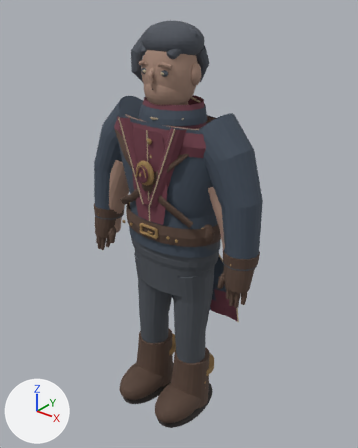
The OBJ model Assets/Models/Characters/SM_Character_VeilboundWayfarer.obj, before and after one commit.
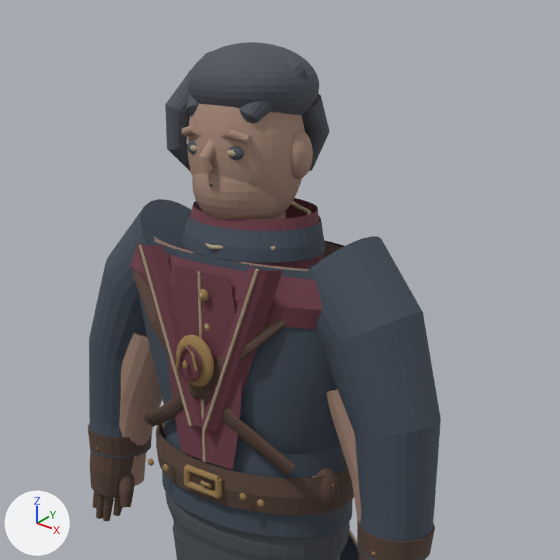
Each version appears first whole from a camera (50 mm lens) standing at (1.283, -1.563, 1.985) and looking at (0.019, 0.016, 1.006), and next in a close-up on the part from 14% to 89% of the width and 0% to 60% of the height. Every picture has the same lights, and +X, +Y and +Z are marked at lower left. The last two pictures show the newer version. Where no turn or scale is listed for an object, it has been applied to the vertices. Vertices at exactly the same position are counted once.

The first close-up shows 'SM_Character_VeilboundWayfarer'.
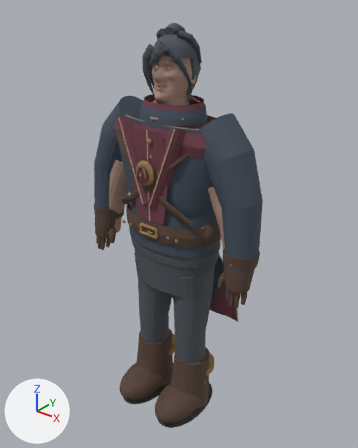
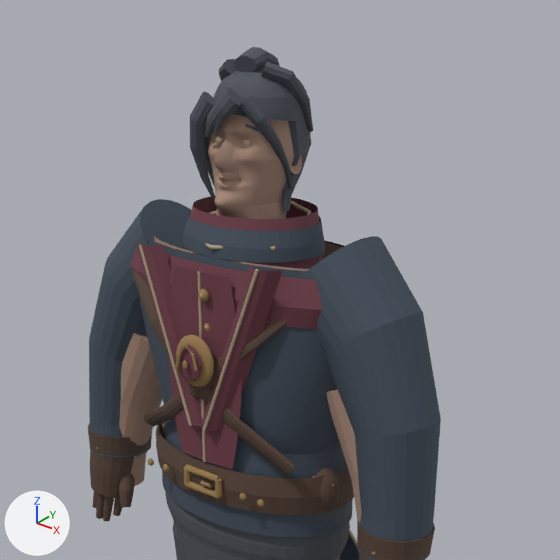
What the commit changed:
me_sm_character_veilboundwayfarer is used by ob_sm_character_veilboundwayfarer; location (0.0, 0.0, 0.0).
me_sm_character_veilboundwayfarer had 14382 vertices, 27696 faces and spanned x -0.45..0.45, y -0.26..0.18, z 0.01..1.86.
me_sm_character_veilboundwayfarer now has 19955 vertices, 38662 faces and spans x -0.45..0.45, y -0.26..0.18, z 0.01..1.85.
me_sm_character_veilboundwayfarer part 1: a new loose piece of 42 vertices spanning x -0.1..-0.04, y -0.07..-0.02, z 1.59..1.77, in mat_hair (dark grey #4d525b).
me_sm_character_veilboundwayfarer part 2: a new loose piece of 40 vertices spanning x 0.01..0.07, y -0.07..-0.04, z 1.71..1.73, in mat_hair (dark grey #4d525b).
me_sm_character_veilboundwayfarer part 3: 7 loose pieces with 844 vertices, spanning x -0.08..0.08, y -0.12..-0.09, z 1.62..1.72, are deleted.
me_sm_character_veilboundwayfarer part 4: 213 vertices moved within x -0.1..0.1, y -0.1..0.11, z 1.52..1.83; 2829 vertices removed from x -0.15..0.14, y -0.14..0.12, z 1.42..1.86; 9082 vertices added at x -0.1..0.1, y -0.11..0.14, z 1.44..1.85.
Other edits to the shape of me_sm_character_veilboundwayfarer do not show in these pictures.

Where the change shows, as pixel boxes [x1, y1, x2, y2] in the close-ups (560 x 560 px):
'SM_Character_VeilboundWayfarer', reshaped
    before: [88, 42, 441, 560]
    after: [88, 47, 441, 560]
part 1 of me_sm_character_veilboundwayfarer, added (mostly hidden)
    after: [203, 128, 215, 188]
part 2 of me_sm_character_veilboundwayfarer, added
    after: [245, 124, 260, 132]
part 3 of me_sm_character_veilboundwayfarer, deleted
    before: [182, 125, 251, 187]
part 4 of me_sm_character_veilboundwayfarer, cut back
    before: [165, 42, 330, 219]
    after: [190, 47, 313, 219]
